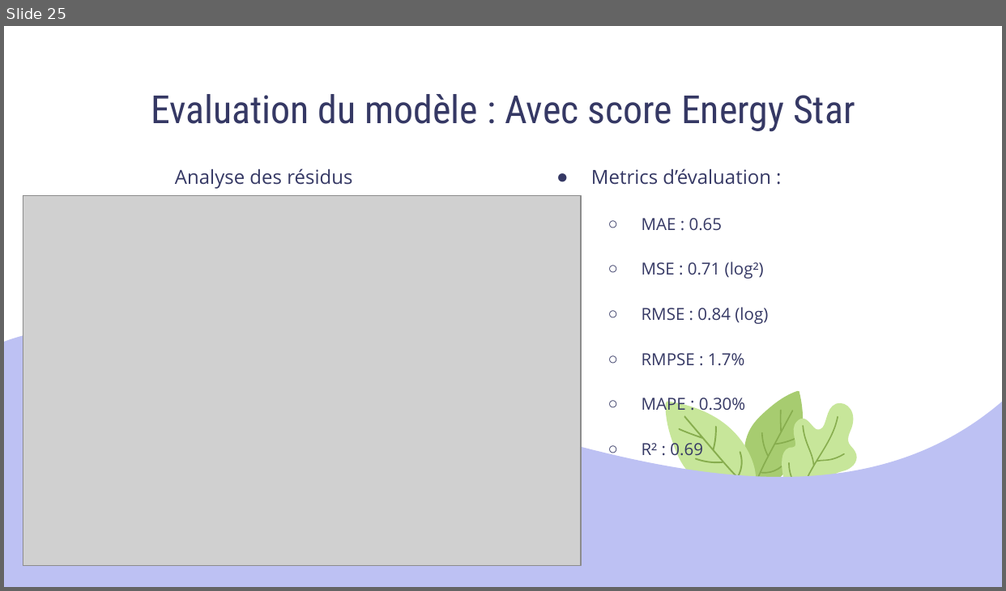
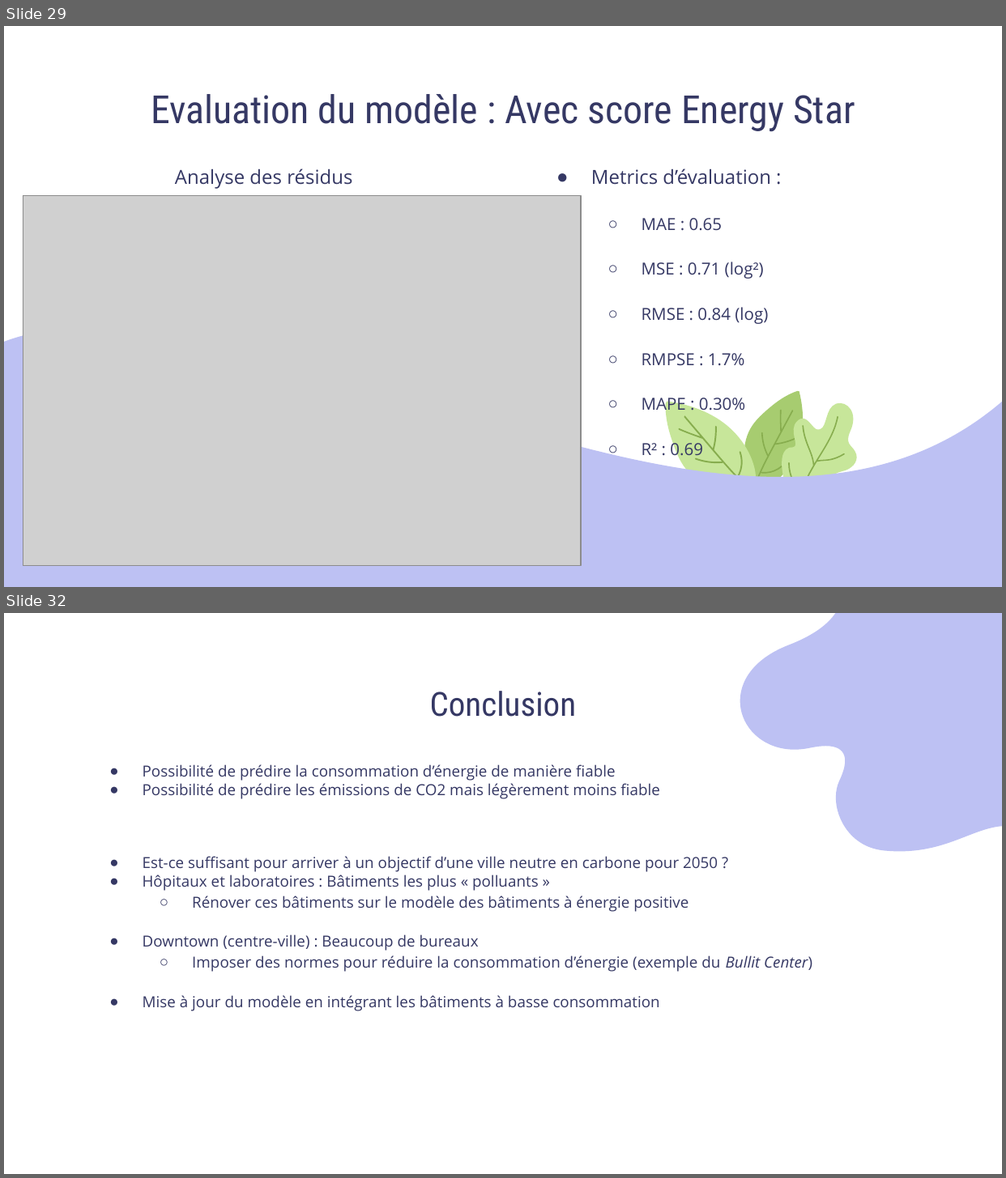
Before and after one commit to Sylvariane/Anticipez_les_besoins_en_electricite, a slide deck: Pélec_03_presentation.pptx. Shown one above the other, each under a label of ours: slide 25 before the commit, slides 29 and 32 after it; the slides between them are not shown. The pictures are 1006x591 and 1006x1178 pixels, drawn with LibreOffice and Linux fonts; fonts in the diff are those of the drawing; grey boxes stand for pictures. Boxes give left, top, right and bottom in pixels: in the first picture for what was removed or moved away, otherwise in the second. Text is boxed around its words. In the diff, an @@ line names an element or a change of style, - is before the commit and + after.

```diff
--- a/Pélec_03_presentation.pptx
+++ b/Pélec_03_presentation.pptx
@@ slide 32 added at [4, 613, 1002, 1174], background #FFFFFF @@
@@ freeform shape added at [710, 613, 1002, 851], fill #BDC1F3 @@
@@ title added at [430, 691, 577, 717], 24 pt, text #353864 @@
+Conclusion
@@ text added at [143, 764, 812, 1012], 11 pt, text #353864 @@
+● Possibilité de prédire la consommation d’énergie de manière fiable
+● Possibilité de prédire les émissions de CO2 mais légèrement moins fiable
+● Est-ce suffisant pour arriver à un objectif d’une ville neutre en carbone pour 2050 ?
+● Hôpitaux et laboratoires : Bâtiments les plus « polluants »
+  ○ Rénover ces bâtiments sur le modèle des bâtiments à énergie positive
+● Downtown (centre-ville) : Beaucoup de bureaux
+  ○ Imposer des normes pour réduire la consommation d’énergie (exemple du Bullit Center)
+● Mise à jour du modèle en intégrant les bâtiments à basse consommation
@@ what was slide 25 is now slide 29 @@
```
Also in this commit, not shown: 13 slides changed, 6 other slides added, 1 slide removed, 2 other files.
